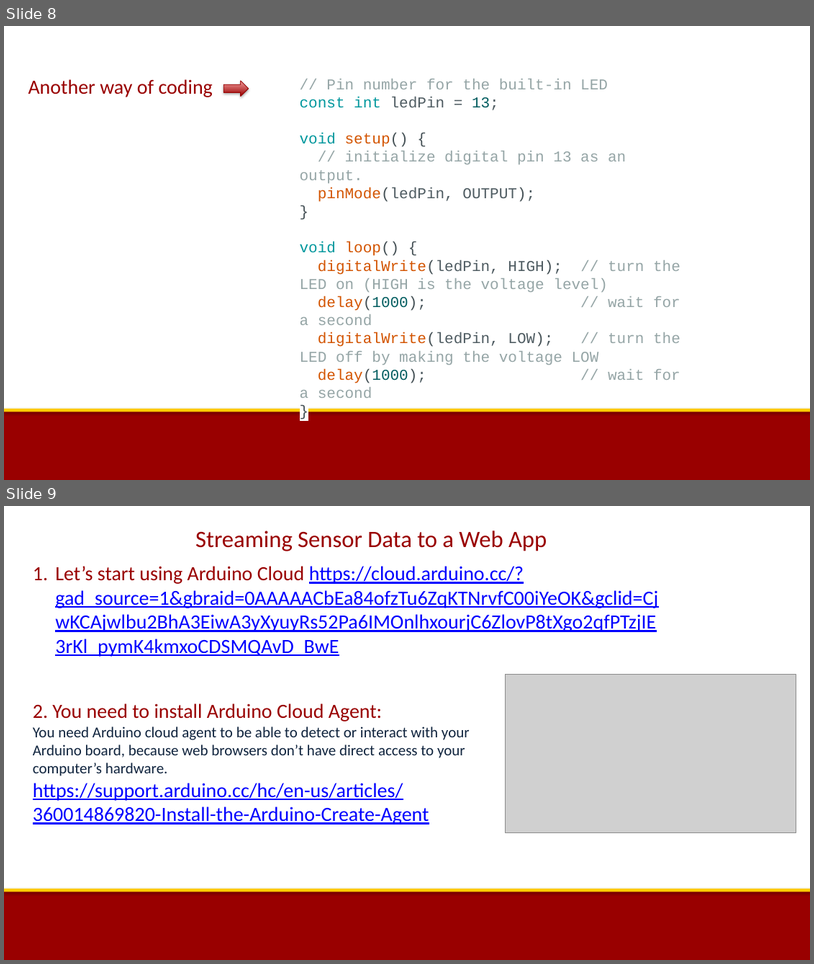
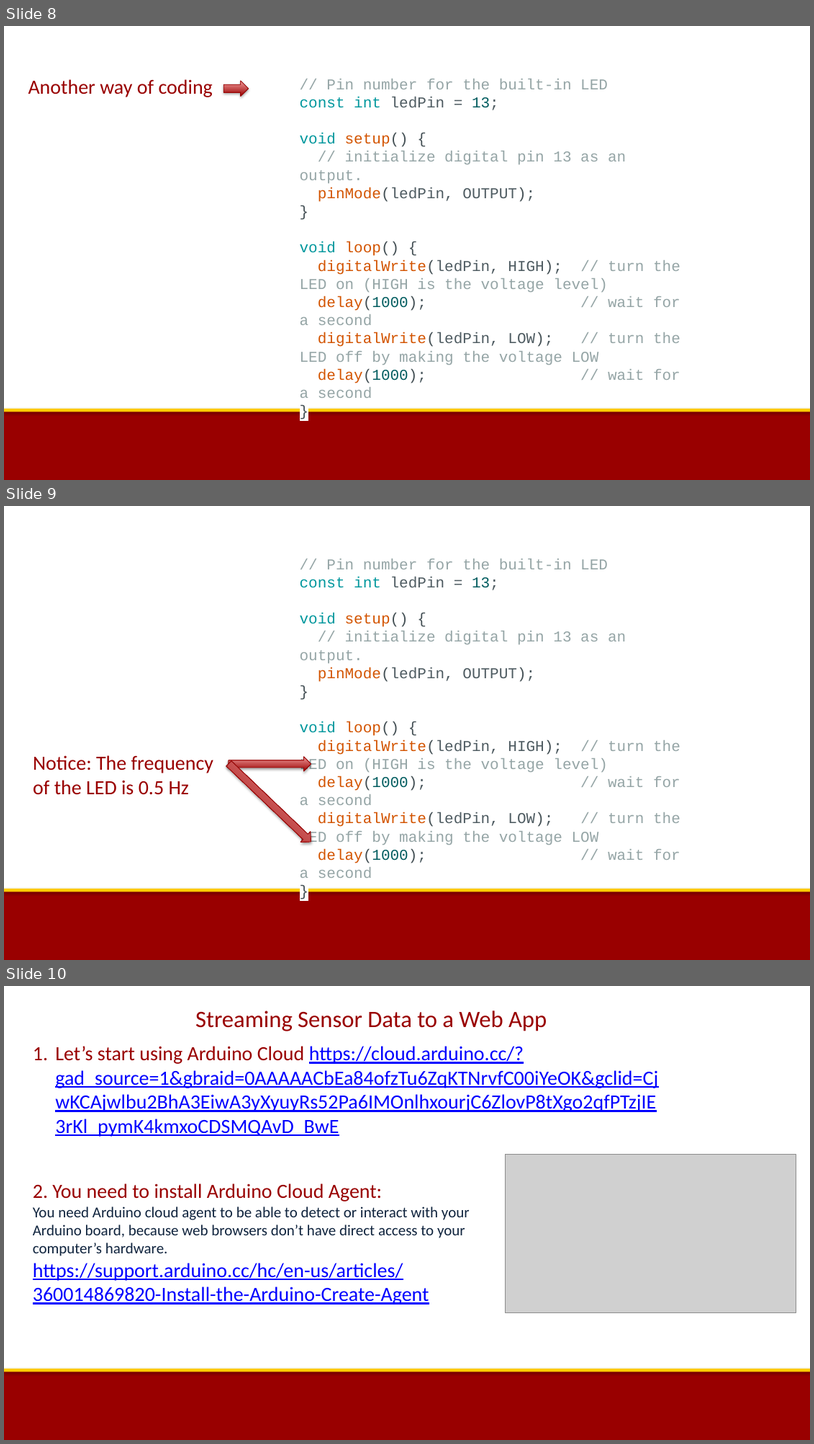
Before and after one commit to uscee105/ee105, a slide deck: assets/module-0-intro/mod-0-lecture-3-arduino-installation.pptx. Shown one above the other, each under a label of ours: slides 8 and 9 before the commit, slides 8, 9 and 10 after it. The pictures are 814x964 and 814x1444 pixels, drawn with LibreOffice and Linux fonts; fonts in the diff are those of the drawing; grey boxes stand for pictures; background and template pictures are left out. Boxes give left, top, right and bottom in pixels: in the first picture for what was removed or moved away, otherwise in the second. Text is boxed around its words. In the diff, an @@ line names an element or a change of style, - is before the commit and + after.

```diff
--- a/assets/module-0-intro/mod-0-lecture-3-arduino-installation.pptx
+++ b/assets/module-0-intro/mod-0-lecture-3-arduino-installation.pptx
@@ slide 9 added at [4,506,810,960], background #FFFFFF; not listed: 2 template elements that a slide beside it also shows @@
@@ text added at [300,559,681,878], 18 pt, text #95A5A6 @@
+// Pin number for the built-in LED
+const int ledPin = 13;
+void setup() {
+// initialize digital pin 13 as an output.
+pinMode(ledPin, OUTPUT);
+}
+void loop() {
+digitalWrite(ledPin, HIGH); // turn the LED on (HIGH is the voltage level)
+delay(1000); // wait for a second
+digitalWrite(ledPin, LOW); // turn the LED off by making the voltage LOW
+delay(1000); // wait for a second
+}
@@ text added at [33,755,214,795], 24 pt, text #990000 @@
+Notice: The frequency of the LED is 0.5 Hz
@@ right arrow added at [224,758,316,847], fill gradient #990000 to #F19F9F, outline #960000 0.75 pt @@
@@ right arrow added at [229,757,311,771], fill gradient #990000 to #F19F9F, outline #960000 0.75 pt @@
@@ what was slide 9 is now slide 10 @@
```
Also in this commit, not shown: 1 slide changed, 1 other slide added, 1 other file.
